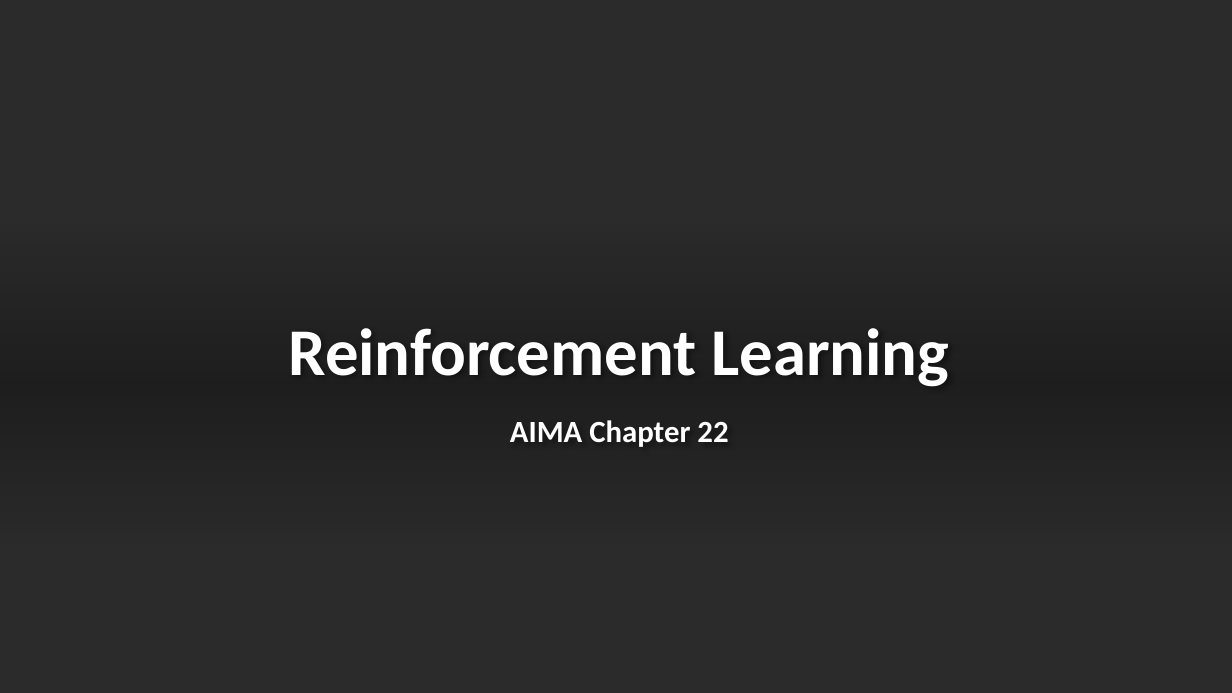
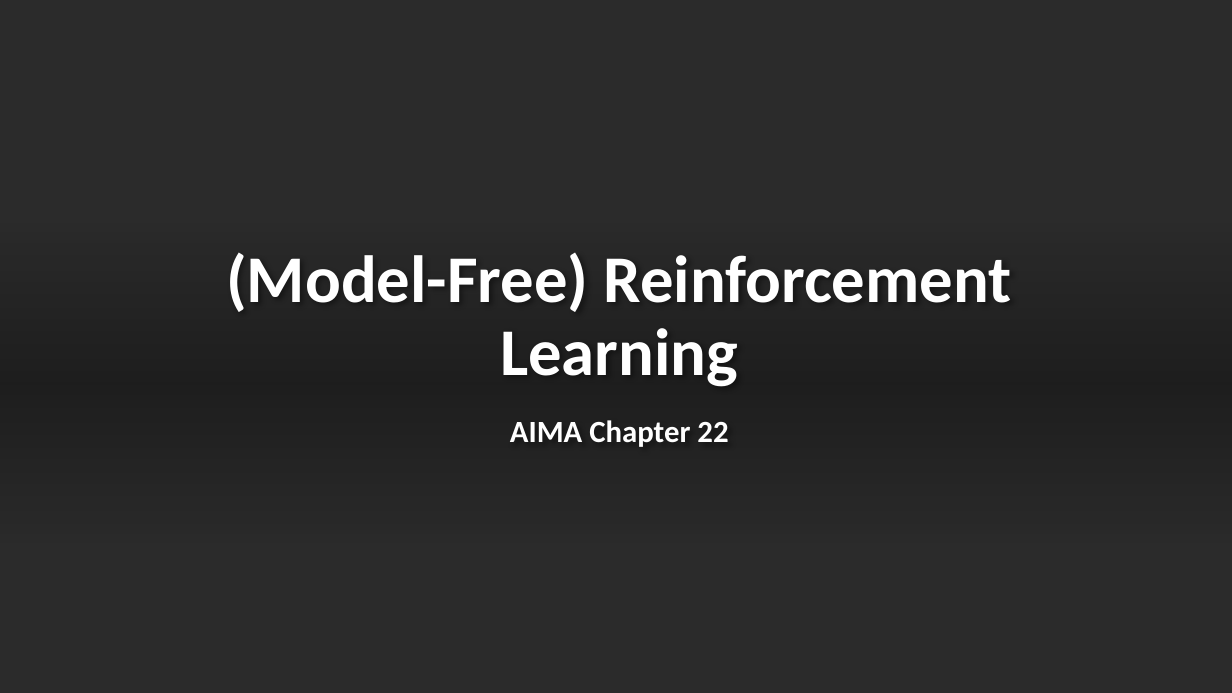
Before and after one commit to mhahsler/CS7320-AI, a slide deck: slide 15 of slides/22_Reinforcement_Learning.pptx. Drawn at 1232x693 pixels with LibreOffice and Linux fonts; fonts in the diff are those of the drawing; background and template pictures are left out; a plain dark background stands for a picture behind light text. Boxes give left, top, right and bottom in pixels: in the first picture for what was removed or moved away, otherwise in the second. Text is boxed around its words. In the diff, an @@ line names an element or a change of style, - is before the commit and + after.

```diff
--- a/slides/22_Reinforcement_Learning.pptx
+++ b/slides/22_Reinforcement_Learning.pptx
@@ title at box(226, 252, 1012, 387): text changed @@
-Reinforcement Learning
+(Model-Free) Reinforcement Learning
```
Also in this commit, not shown: 14 other slides changed, 1 other file.
